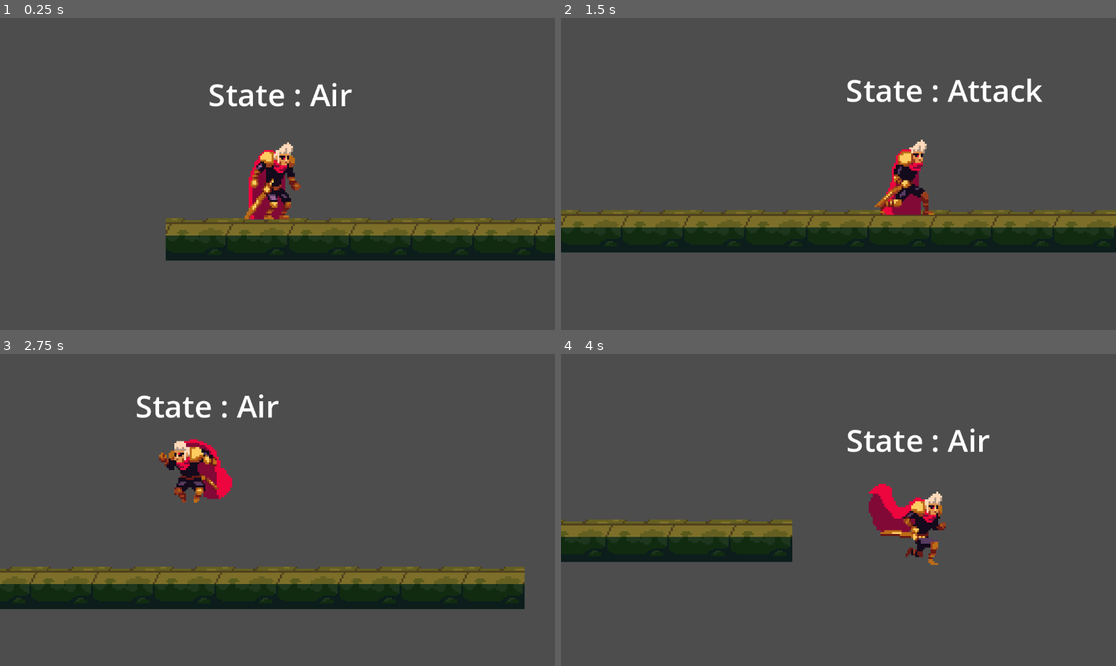
Above: before the commit, frames 1-4 (two rows, left to right).
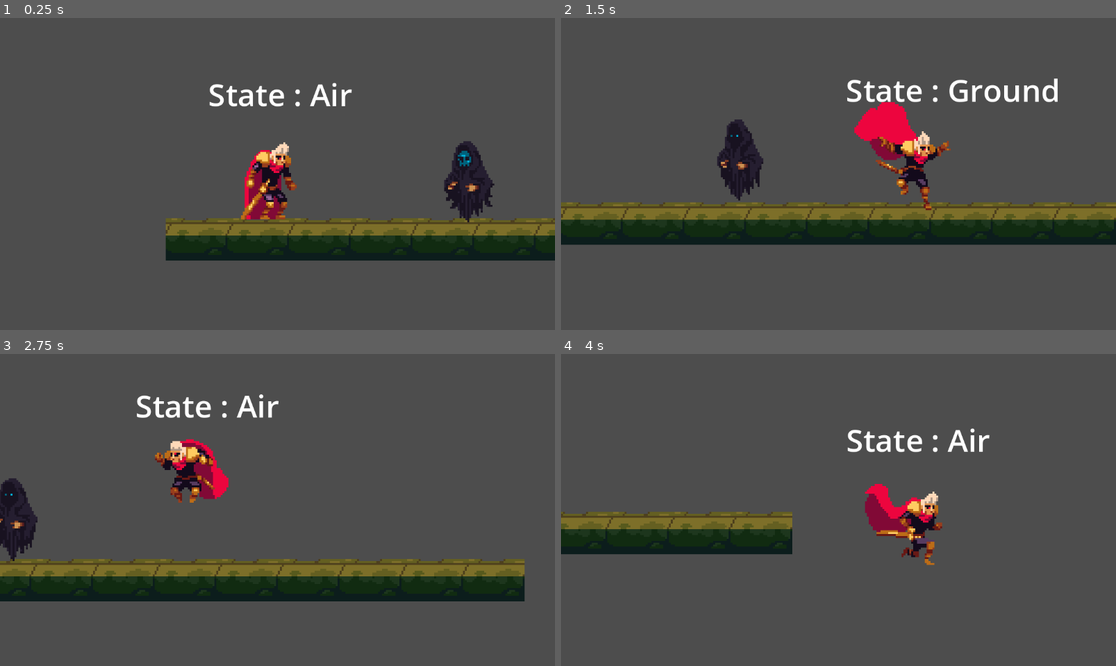
Above: after the commit, the same moments.

Repository: Ai2045/Godot_Game
Game: Godot game, scene res://Levels/test_level.tscn
The game is run twice, just before and just after one commit, with the same random seed, the same clock (stepped at 60 frames per second) and the same inputs.
Inputs:
- Up to frame 1 (0.25 s): no input
- Up to frame 2 (1.5 s): tap Enter at 0.5 s; hold F (attack) 0.53-1.28 s; hold D (right) from 0.53 s (still down); tap Space (jump) at 0.77, 0.8, 1.07, 1.35 s
- Up to frame 3 (2.75 s): tap Space (jump) at 1.52, 1.82, 2.3 s; tap F (attack) at 1.55 s; release D (right) at 2.03 s; hold A (left) from 2.03 s (still down); hold F (attack) from 2.03 s (still down)
- Up to frame 4 (4 s): release A (left) at 2.78 s; release F (attack) at 2.78 s; hold D (right) from 2.78 s (still down); tap Tab at 2.85 s; tap Space (jump) at 3.02, 3.32, 3.77, 3.8 s; tap F (attack) at 3.05 s; tap Backspace at 3.6 s

The runs differ from the first frame. In frame 1, 2.8% of the frame differs, in the area x 43-90%, y 39-66%; in frame 2, 15%, in the area x 0-100%, y 19-76%; in frame 3, 11%; in frame 4, 5.2%.

Commit message:
enemy logic

Diff:
--- a/Character/CharacterStateMachine.gd
+++ b/Character/CharacterStateMachine.gd
@@ -4,22 +4,26 @@
 
 @export var character: CharacterBody2D
 @export var animation_tree: AnimationTree
-@export var ground_state: State
-@export var air_state: State
 
-var current_state: State
+@export var current_state: State
 var states: Array[State] = []
 
 func _ready() -> void:
 	for child in get_children():
 		if child is State:
 			states.append(child)
+
+			#Set the states up with what need to function
 			child.character = character
 			child.playback = animation_tree["parameters/playback"]
+
+			#Connect to interrupt signal
+			child.connect("interrupt_state", on_state_interrupt_state)
+
 		else:
 			push_warning("Child " + child.name + " is not a State for CharacterStateMachine")
 
-	switch_state(ground_state)
+	switch_state(current_state)
 
 func _physics_process(delta: float) -> void:
 	if current_state.next_state != null:
@@ -40,3 +44,6 @@
 
 func _input(event: InputEvent) -> void:
 	current_state.state_input(event)
+
+func on_state_interrupt_state(new_state :State):
+	switch_state(new_state)
--- /dev/null
+++ b/Character/Enemy/Damageable.gd
@@ -0,0 +1,22 @@
+extends Node
+
+class_name Damageable
+
+signal on_hit(node : Node, Damage_taken : int, knockback_diretion: Vector2)
+
+@export var health: float = 20 :
+	get:
+		return health
+	set(value):
+		SignalBus.emit_signal("on_health_changed", get_parent(), value - health)
+		health = value
+
+@export var vanish_animation_name : String = "vanish"
+func hit(damage : int, knockback_diretion : Vector2):
+	health -= damage
+	emit_signal("on_hit", get_parent(), damage, knockback_diretion)
+
+
+func _on_animation_tree_animation_finished(anim_name):
+	if anim_name == vanish_animation_name:
+		get_parent().queue_free()
--- /dev/null
+++ b/Character/Enemy/HitState.gd
@@ -0,0 +1,31 @@
+extends State
+
+class_name HitState
+
+@export var damageable : Damageable
+@export var vanish_state : State
+@export var vanish_animation_node: String = "vanish"
+@export var knockback_speed: float = 100.0
+@export var return_state :State
+@onready var timer : Timer = $Timer
+
+func _ready():
+	damageable.connect("on_hit", on_damageable_hit)
+
+func on_enter():
+	timer.start()
+
+func on_damageable_hit(node : Node, damage_amount : int, knockback_diretion: Vector2):
+	if damageable.health > 0:
+		character.velocity = knockback_speed * knockback_diretion
+		emit_signal("interrupt_state", self)
+	else :
+		emit_signal("interrupt_state", vanish_state)
+		playback.travel(vanish_animation_node)
+
+
+func on_exit():
+	character.velocity = Vector2.ZERO
+
+func _on_timer_timeout():
+	next_state = return_state
--- /dev/null
+++ b/Character/Enemy/ghost.gd
@@ -0,0 +1,26 @@
+extends CharacterBody2D
+
+@onready var state_machine : CharacterStateMachine = $CharacterStateMachine
+@onready var animation_tree: AnimationTree = $AnimationTree
+@export var starting_move_direction: Vector2 = Vector2.LEFT
+@export var movement_speed : float = 30
+@export var hit_state: State
+# Get the gravity from the project settings to be synced with RigidBody nodes.
+var gravity = ProjectSettings.get_setting("physics/2d/default_gravity")
+
+func _ready():
+	animation_tree.active = true
+
+func _physics_process(delta):
+	# Add the gravity.
+	if not is_on_floor():
+		velocity.y += gravity * delta
+
+	var direction: Vector2 = starting_move_direction
+	if direction:
+		if state_machine.check_if_can_move():
+			velocity.x = direction.x * movement_speed
+	elif state_machine.current_state != hit_state:
+		velocity.x = move_toward(velocity.x, 0, movement_speed)
+
+	move_and_slide()
--- /dev/null
+++ b/Character/Enemy/ghost.tscn
@@ -0,0 +1,189 @@
+[gd_scene load_steps=19 format=3 uid="uid://xevgyveto822"]
+
+[ext_resource type="Texture2D" uid="uid://bi8swlydwjbtu" path="res://assets/gothicvania patreon collection/Ghost-Files/PNG/ghost-vanish.png" id="1_infjt"]
+[ext_resource type="Texture2D" uid="uid://djwniyph1nifa" path="res://assets/gothicvania patreon collection/Ghost-Files/PNG/ghost-idle.png" id="1_jtfys"]
+[ext_resource type="Script" path="res://Character/Enemy/ghost.gd" id="1_rdxht"]
+[ext_resource type="Script" path="res://Character/Enemy/Damageable.gd" id="2_ntdl5"]
+[ext_resource type="Script" path="res://Character/CharacterStateMachine.gd" id="4_01ukv"]
+[ext_resource type="Script" path="res://Character/State.gd" id="5_8sycv"]
+[ext_resource type="Script" path="res://Character/Enemy/HitState.gd" id="6_s1g3t"]
+
+[sub_resource type="RectangleShape2D" id="RectangleShape2D_xone8"]
+size = Vector2(25, 42)
+
+[sub_resource type="Animation" id="Animation_oilu7"]
+resource_name = "idle"
+length = 0.7
+loop_mode = 1
+tracks/0/type = "value"
+tracks/0/imported = false
+tracks/0/enabled = true
+tracks/0/path = NodePath("Sprite2D:texture")
+tracks/0/interp = 1
+tracks/0/loop_wrap = true
+tracks/0/keys = {
+"times": PackedFloat32Array(0),
+"transitions": PackedFloat32Array(1),
+"update": 1,
+"values": [ExtResource("1_jtfys")]
+}
+tracks/1/type = "value"
+tracks/1/imported = false
+tracks/1/enabled = true
+tracks/1/path = NodePath("Sprite2D:hframes")
+tracks/1/interp = 1
+tracks/1/loop_wrap = true
+tracks/1/keys = {
+"times": PackedFloat32Array(0),
+"transitions": PackedFloat32Array(1),
+"update": 1,
+"values": [7]
+}
+tracks/2/type = "value"
+tracks/2/imported = false
+tracks/2/enabled = true
+tracks/2/path = NodePath("Sprite2D:frame")
+tracks/2/interp = 1
+tracks/2/loop_wrap = true
+tracks/2/keys = {
+"times": PackedFloat32Array(0, 0.1, 0.2, 0.3, 0.4, 0.5, 0.6),
+"transitions": PackedFloat32Array(1, 1, 1, 1, 1, 1, 1),
+"update": 1,
+"values": [0, 1, 2, 3, 4, 5, 6]
+}
+
+[sub_resource type="Animation" id="Animation_f68ls"]
+length = 0.001
+tracks/0/type = "value"
+tracks/0/imported = false
+tracks/0/enabled = true
+tracks/0/path = NodePath("Sprite2D:frame")
+tracks/0/interp = 1
+tracks/0/loop_wrap = true
+tracks/0/keys = {
+"times": PackedFloat32Array(0),
+"transitions": PackedFloat32Array(1),
+"update": 1,
+"values": [0]
+}
+
+[sub_resource type="Animation" id="Animation_vbci6"]
+resource_name = "vanish"
+length = 0.7
+tracks/0/type = "value"
+tracks/0/imported = false
+tracks/0/enabled = true
+tracks/0/path = NodePath("Sprite2D:texture")
+tracks/0/interp = 1
+tracks/0/loop_wrap = true
+tracks/0/keys = {
+"times": PackedFloat32Array(0),
+"transitions": PackedFloat32Array(1),
+"update": 1,
+"values": [ExtResource("1_infjt")]
+}
+tracks/1/type = "value"
+tracks/1/imported = false
+tracks/1/enabled = true
+tracks/1/path = NodePath("Sprite2D:hframes")
+tracks/1/interp = 1
+tracks/1/loop_wrap = true
+tracks/1/keys = {
+"times": PackedFloat32Array(0),
+"transitions": PackedFloat32Array(1),
+"update": 1,
+"values": [7]
+}
+tracks/2/type = "value"
+tracks/2/imported = false
+tracks/2/enabled = true
+tracks/2/path = NodePath("Sprite2D:frame")
+tracks/2/interp = 1
+tracks/2/loop_wrap = true
+tracks/2/keys = {
+"times": PackedFloat32Array(0, 0.1, 0.2, 0.3, 0.4, 0.5, 0.6),
+"transitions": PackedFloat32Array(1, 1, 1, 1, 1, 1, 1),
+"update": 1,
+"values": [0, 1, 2, 3, 4, 5, 6]
+}
+
+[sub_resource type="AnimationLibrary" id="AnimationLibrary_o1wgy"]
+_data = {
+"RESET": SubResource("Animation_f68ls"),
+"idle": SubResource("Animation_oilu7"),
+"vanish": SubResource("Animation_vbci6")
+}
+
+[sub_resource type="AnimationNodeAnimation" id="AnimationNodeAnimation_vsy8e"]
+animation = &"idle"
+
+[sub_resource type="AnimationNodeAnimation" id="AnimationNodeAnimation_tq4d5"]
+animation = &"vanish"
+
+[sub_resource type="AnimationNodeStateMachineTransition" id="AnimationNodeStateMachineTransition_agnyd"]
+advance_mode = 2
+
+[sub_resource type="AnimationNodeStateMachineTransition" id="AnimationNodeStateMachineTransition_ux3k7"]
+
+[sub_resource type="AnimationNodeStateMachine" id="AnimationNodeStateMachine_o55ce"]
+states/idle/node = SubResource("AnimationNodeAnimation_vsy8e")
+states/idle/position = Vector2(345, 100)
+states/vanish/node = SubResource("AnimationNodeAnimation_tq4d5")
+states/vanish/position = Vector2(493, 100)
+transitions = ["Start", "idle", SubResource("AnimationNodeStateMachineTransition_agnyd"), "idle", "vanish", SubResource("AnimationNodeStateMachineTransition_ux3k7")]
+
+[sub_resource type="AnimationNodeStateMachinePlayback" id="AnimationNodeStateMachinePlayback_tr7ts"]
+
+[node name="ghost" type="CharacterBody2D" node_paths=PackedStringArray("hit_state")]
+collision_layer = 4
+script = ExtResource("1_rdxht")
+hit_state = NodePath("CharacterStateMachine/Hit")
+
+[node name="Sprite2D" type="Sprite2D" parent="."]
+texture = ExtResource("1_jtfys")
+hframes = 7
+
+[node name="CollisionShape2D" type="CollisionShape2D" parent="."]
+position = Vector2(-0.5, 1)
+shape = SubResource("RectangleShape2D_xone8")
+
+[node name="AnimationPlayer" type="AnimationPlayer" parent="."]
+libraries = {
+"": SubResource("AnimationLibrary_o1wgy")
+}
+
+[node name="AnimationTree" type="AnimationTree" parent="."]
+tree_root = SubResource("AnimationNodeStateMachine_o55ce")
+anim_player = NodePath("../AnimationPlayer")
+parameters/playback = SubResource("AnimationNodeStateMachinePlayback_tr7ts")
+
+[node name="Damageable" type="Node" parent="."]
+script = ExtResource("2_ntdl5")
+
+[node name="CharacterStateMachine" type="Node" parent="." node_paths=PackedStringArray("character", "animation_tree", "current_state")]
+script = ExtResource("4_01ukv")
+character = NodePath("..")
+animation_tree = NodePath("../AnimationTree")
+current_state = NodePath("Idle")
+
+[node name="Idle" type="Node" parent="CharacterStateMachine"]
+script = ExtResource("5_8sycv")
+
+[node name="Vanish" type="Node" parent="CharacterStateMachine"]
+script = ExtResource("5_8sycv")
+can_move = false
+
+[node name="Hit" type="Node" parent="CharacterStateMachine" node_paths=PackedStringArray("damageable", "vanish_state", "return_state")]
+script = ExtResource("6_s1g3t")
+damageable = NodePath("../../Damageable")
+vanish_state = NodePath("../Vanish")
+return_state = NodePath("../Idle")
+can_move = false
+
+[node name="Timer" type="Timer" parent="CharacterStateMachine/Hit"]
+wait_time = 0.25
+one_shot = true
+
+[connection signal="animation_finished" from="AnimationTree" to="Damageable" method="_on_animation_tree_animation_finished"]
+[connection signal="animation_finished" from="AnimationTree" to="CharacterStateMachine/Hit" method="_on_animation_tree_animation_finished"]
+[connection signal="timeout" from="CharacterStateMachine/Hit/Timer" to="CharacterStateMachine/Hit" method="_on_timer_timeout"]
--- a/Character/State.gd
+++ b/Character/State.gd
@@ -7,6 +7,8 @@
 var character: CharacterBody2D
 var playback: AnimationNodeStateMachinePlayback
 var next_state: State
+
+signal interrupt_state(new_state : State)
 
 func state_process(delta: float) -> void:
 	pass
--- /dev/null
+++ b/Character/facingCollisionShape2D.gd
@@ -0,0 +1,13 @@
+extends CollisionShape2D
+
+class_name FacingCollisionShape2D
+@export var facing_left_position : Vector2
+@export var facing_right_position: Vector2
+# Called when the node enters the scene tree for the first time.
+func _ready():
+	pass # Replace with function body.
+
+
+# Called every frame. 'delta' is the elapsed time since the previous frame.
+func _process(delta):
+	pass
--- a/Character/player.gd
+++ b/Character/player.gd
@@ -1,5 +1,6 @@
 extends CharacterBody2D
 
+class_name  Player
 @export var speed: float = 200.0
 @export var jump_velocity: float = -150.0
 
@@ -10,6 +11,9 @@
 # Get the gravity from the project settings to be synced with RigidBody nodes.
 var gravity = ProjectSettings.get_setting("physics/2d/default_gravity")
 var direction: Vector2 = Vector2.ZERO
+
+signal facing_direction_changed(facing_right: bool)
+
 
 func _ready():
 	animation_tree.active = true
@@ -43,5 +47,8 @@
 func update_facing_direction():
 	if direction.x > 0:
 		sprite.flip_h = false
+
 	elif direction.x < 0:
 		sprite.flip_h = true
+
+	emit_signal("facing_direction_changed", !sprite.flip_h)
--- a/Character/player.tscn
+++ b/Character/player.tscn
@@ -11,9 +11,10 @@
 [ext_resource type="Script" path="res://Character/AirState.gd" id="8_whget"]
 [ext_resource type="Script" path="res://Character/Attack.gd" id="9_d5j7k"]
 [ext_resource type="Script" path="res://Character/stateDebugLabel.gd" id="10_pslb4"]
+[ext_resource type="Script" path="res://Character/sword.gd" id="12_d3tgq"]
+[ext_resource type="Script" path="res://Character/facingCollisionShape2D.gd" id="13_vpjxb"]
 
 [sub_resource type="CapsuleShape2D" id="CapsuleShape2D_1vfi8"]
-radius = 11.0
 height = 40.0
 
 [sub_resource type="Animation" id="Animation_qdo23"]
@@ -41,6 +42,58 @@
 "transitions": PackedFloat32Array(1),
 "update": 1,
 "values": [ExtResource("1_ojsf8")]
+}
+
+[sub_resource type="Animation" id="Animation_rucuq"]
+resource_name = "attack"
+length = 0.6
+tracks/0/type = "value"
+tracks/0/imported = false
+tracks/0/enabled = true
+tracks/0/path = NodePath("Sprite2D:texture")
+tracks/0/interp = 1
+tracks/0/loop_wrap = true
+tracks/0/keys = {
+"times": PackedFloat32Array(0),
+"transitions": PackedFloat32Array(1),
+"update": 1,
+"values": [ExtResource("5_ml3re")]
+}
+tracks/1/type = "value"
+tracks/1/imported = false
+tracks/1/enabled = true
+tracks/1/path = NodePath("Sprite2D:hframes")
+tracks/1/interp = 1
+tracks/1/loop_wrap = true
+tracks/1/keys = {
+"times": PackedFloat32Array(0),
+"transitions": PackedFloat32Array(1),
+"update": 1,
+"values": [6]
+}
+tracks/2/type = "value"
+tracks/2/imported = false
+tracks/2/enabled = true
+tracks/2/path = NodePath("Sprite2D:frame")
+tracks/2/interp = 1
+tracks/2/loop_wrap = true
+tracks/2/keys = {
+"times": PackedFloat32Array(0, 0.1, 0.2, 0.3, 0.4, 0.5),
+"transitions": PackedFloat32Array(1, 1, 1, 1, 1, 1),
+"update": 1,
+"values": [0, 1, 2, 3, 4, 5]
+}
+tracks/3/type = "value"
+tracks/3/imported = false
+tracks/3/enabled = true
+tracks/3/path = NodePath("sword:monitoring")
+tracks/3/interp = 1
+tracks/3/loop_wrap = true
+tracks/3/keys = {
+"times": PackedFloat32Array(0, 0.2, 0.3),
+"transitions": PackedFloat32Array(1, 1, 1),
+"update": 1,
+"values": [false, true, false]
 }
 
 [sub_resource type="Animation" id="Animation_5c40u"]
@@ -123,6 +176,58 @@
 "transitions": PackedFloat32Array(1, 1, 1, 1),
 "update": 1,
 "values": [0, 1, 2, 3]
+}
+
+[sub_resource type="Animation" id="Animation_hc1uu"]
+resource_name = "jump_attack"
+length = 0.3
+tracks/0/type = "value"
+tracks/0/imported = false
+tracks/0/enabled = true
+tracks/0/path = NodePath("Sprite2D:texture")
+tracks/0/interp = 1
+tracks/0/loop_wrap = true
+tracks/0/keys = {
+"times": PackedFloat32Array(0),
+"transitions": PackedFloat32Array(1),
+"update": 1,
+"values": [ExtResource("6_vhy5i")]
+}
+tracks/1/type = "value"
+tracks/1/imported = false
+tracks/1/enabled = true
+tracks/1/path = NodePath("Sprite2D:hframes")
+tracks/1/interp = 1
+tracks/1/loop_wrap = true
+tracks/1/keys = {
+"times": PackedFloat32Array(0),
+"transitions": PackedFloat32Array(1),
+"update": 1,
+"values": [6]
+}
+tracks/2/type = "value"
+tracks/2/imported = false
+tracks/2/enabled = true
+tracks/2/path = NodePath("Sprite2D:frame")
+tracks/2/interp = 1
+tracks/2/loop_wrap = true
+tracks/2/keys = {
+"times": PackedFloat32Array(0, 0.1, 0.2),
+"transitions": PackedFloat32Array(1, 1, 1),
+"update": 1,
+"values": [3, 4, 5]
+}
+tracks/3/type = "value"
+tracks/3/imported = false
+tracks/3/enabled = true
+tracks/3/path = NodePath("sword:monitoring")
+tracks/3/interp = 1
+tracks/3/loop_wrap = true
+tracks/3/keys = {
+"times": PackedFloat32Array(0, 0.1, 0.2),
+"transitions": PackedFloat32Array(1, 1, 1),
+"update": 1,
+"values": [false, true, false]
 }
 
 [sub_resource type="Animation" id="Animation_scas4"]
@@ -256,85 +361,6 @@
 "transitions": PackedFloat32Array(1, 1, 1, 1, 1, 1, 1, 1, 1, 1, 1, 1),
 "update": 1,
 "values": [0, 1, 2, 3, 4, 5, 6, 7, 8, 9, 10, 11]
-}
-
-[sub_resource type="Animation" id="Animation_rucuq"]
-resource_name = "attack"
-tracks/0/type = "value"
-tracks/0/imported = false
-tracks/0/enabled = true
-tracks/0/path = NodePath("Sprite2D:texture")
-tracks/0/interp = 1
-tracks/0/loop_wrap = true
-tracks/0/keys = {
-"times": PackedFloat32Array(0),
-"transitions": PackedFloat32Array(1),
-"update": 1,
-"values": [ExtResource("5_ml3re")]
-}
-tracks/1/type = "value"
-tracks/1/imported = false
-tracks/1/enabled = true
-tracks/1/path = NodePath("Sprite2D:hframes")
-tracks/1/interp = 1
-tracks/1/loop_wrap = true
-tracks/1/keys = {
-"times": PackedFloat32Array(0),
-"transitions": PackedFloat32Array(1),
-"update": 1,
-"values": [6]
-}
-tracks/2/type = "value"
-tracks/2/imported = false
-tracks/2/enabled = true
-tracks/2/path = NodePath("Sprite2D:frame")
-tracks/2/interp = 1
-tracks/2/loop_wrap = true
-tracks/2/keys = {
-"times": PackedFloat32Array(0, 0.1, 0.2, 0.3, 0.4, 0.5),
-"transitions": PackedFloat32Array(1, 1, 1, 1, 1, 1),
-"update": 1,
-"values": [0, 1, 2, 3, 4, 5]
-}
-
-[sub_resource type="Animation" id="Animation_hc1uu"]
-resource_name = "jump_attack"
-length = 0.3
-tracks/0/type = "value"
-tracks/0/imported = false
-tracks/0/enabled = true
-tracks/0/path = NodePath("Sprite2D:texture")
-tracks/0/interp = 1
-tracks/0/loop_wrap = true
-tracks/0/keys = {
-"times": PackedFloat32Array(0),
-"transitions": PackedFloat32Array(1),
-"update": 1,
-"values": [ExtResource("6_vhy5i")]
-}
-tracks/1/type = "value"
-tracks/1/imported = false
-tracks/1/enabled = true
-tracks/1/path = NodePath("Sprite2D:hframes")
-tracks/1/interp = 1
-tracks/1/loop_wrap = true
-tracks/1/keys = {
-"times": PackedFloat32Array(0),
-"transitions": PackedFloat32Array(1),
-"update": 1,
-"values": [6]
-}
-tracks/2/type = "value"
-tracks/2/imported = false
-tracks/2/enabled = true
-tracks/2/path = NodePath("Sprite2D:frame")
-tracks/2/interp = 1
-tracks/2/loop_wrap = true
-tracks/2/keys = {
-"times": PackedFloat32Array(0, 0.1, 0.2),
-"transitions": PackedFloat32Array(1, 1, 1),
-"update": 1,
-"values": [3, 4, 5]
 }
 
 [sub_resource type="AnimationLibrary" id="AnimationLibrary_q1hqs"]
@@ -416,19 +442,22 @@
 
 [sub_resource type="AnimationNodeStateMachinePlayback" id="AnimationNodeStateMachinePlayback_0es38"]
 
+[sub_resource type="RectangleShape2D" id="RectangleShape2D_civ2i"]
+size = Vector2(30, 43)
+
 [node name="Player" type="CharacterBody2D"]
-position = Vector2(2, 10)
+collision_layer = 2
 script = ExtResource("1_s5o1q")
 
 [node name="Sprite2D" type="Sprite2D" parent="."]
-position = Vector2(-3, -12)
+position = Vector2(-5, -12)
 texture = ExtResource("1_ojsf8")
-hframes = 5
+hframes = 6
 
 [node name="CollisionShape2D" type="CollisionShape2D" parent="."]
 texture_filter = 1
 texture_repeat = 2
-position = Vector2(-2, -10)
+position = Vector2(-2, -14)
 shape = SubResource("CapsuleShape2D_1vfi8")
 one_way_collision_margin = 0.0
 
@@ -443,12 +472,11 @@
 parameters/playback = SubResource("AnimationNodeStateMachinePlayback_0es38")
 parameters/move/blend_position = -0.997031
 
-[node name="CharacterStateMachine" type="Node" parent="." node_paths=PackedStringArray("character", "animation_tree", "ground_state", "air_state")]
+[node name="CharacterStateMachine" type="Node" parent="." node_paths=PackedStringArray("character", "animation_tree", "current_state")]
 script = ExtResource("6_i1chi")
 character = NodePath("..")
 animation_tree = NodePath("../AnimationTree")
-ground_state = NodePath("Ground")
-air_state = NodePath("Air")
+current_state = NodePath("Ground")
 
 [node name="Ground" type="Node" parent="CharacterStateMachine" node_paths=PackedStringArray("air_state", "attack_state")]
 script = ExtResource("7_1ybb6")
@@ -478,4 +506,19 @@
 script = ExtResource("10_pslb4")
 state_machine = NodePath("../CharacterStateMachine")
 
+[node name="sword" type="Area2D" parent="." node_paths=PackedStringArray("player", "facing_shape")]
+collision_mask = 4
+monitoring = false
+script = ExtResource("12_d3tgq")
+player = NodePath("..")
+facing_shape = NodePath("CollisionShape2D")
+
+[node name="CollisionShape2D" type="CollisionShape2D" parent="sword"]
+position = Vector2(26, -16)
+shape = SubResource("RectangleShape2D_civ2i")
+script = ExtResource("13_vpjxb")
+facing_left_position = Vector2(-26, -16)
+facing_right_position = Vector2(26, -16)
+
 [connection signal="animation_finished" from="AnimationTree" to="CharacterStateMachine/Attack" method="_on_animation_tree_animation_finished"]
+[connection signal="body_entered" from="sword" to="sword" method="_on_body_entered"]
--- /dev/null
+++ b/Character/sword.gd
@@ -0,0 +1,28 @@
+extends Area2D
+
+@export var damage: int = 10
+@export var player: Player
+@export var facing_shape : FacingCollisionShape2D
+func  _ready():
+	monitoring = false
+	player.connect("facing_direction_changed", _on_player_facing_diretion_changed)
+
+func _on_body_entered(body):
+	for child in body.get_children():
+		if child is Damageable:
+			#get direction from sword to the body
+			var direction_to_damageable = (body.global_position - get_parent().global_position)
+			var diretion_sign = sign(direction_to_damageable.x)
+
+			if diretion_sign > 0:
+				child.hit(damage, Vector2.RIGHT)
+			elif diretion_sign < 0:
+				child.hit(damage, Vector2.LEFT)
+			else:
+				child.hit(damage, Vector2.ZERO)
+
+func _on_player_facing_diretion_changed(facing_right : bool):
+	if facing_right:
+		facing_shape.position = facing_shape.facing_right_position
+	else:
+		facing_shape.position = facing_shape.facing_left_position
--- a/Levels/test_level.tscn
+++ b/Levels/test_level.tscn
@@ -1,7 +1,9 @@
-[gd_scene load_steps=5 format=3 uid="uid://dt0pg5idntlm1"]
+[gd_scene load_steps=7 format=3 uid="uid://dt0pg5idntlm1"]
 
 [ext_resource type="Texture2D" uid="uid://crg1mbktqqis0" path="res://assets/gothicvania patreon collection/Old-dark-Castle-tileset-Files/PNG/old-dark-castle-interior-tileset.png" id="1_vqmwd"]
 [ext_resource type="PackedScene" uid="uid://bbfputm3x4ws0" path="res://Character/player.tscn" id="2_q276n"]
+[ext_resource type="PackedScene" uid="uid://xevgyveto822" path="res://Character/Enemy/ghost.tscn" id="3_lbehj"]
+[ext_resource type="PackedScene" uid="uid://33tu0ouidyxv" path="res://UI/health_changedmanager.tscn" id="4_pmmic"]
 
 [sub_resource type="TileSetAtlasSource" id="TileSetAtlasSource_tx2o5"]
 texture = ExtResource("1_vqmwd")
@@ -867,3 +869,8 @@
 position = Vector2(42, 62)
 process_callback = 0
 position_smoothing_enabled = true
+
+[node name="ghost" parent="." instance=ExtResource("3_lbehj")]
+position = Vector2(149, 67)
+
+[node name="HealthChangedmanager" parent="." instance=ExtResource("4_pmmic")]
--- /dev/null
+++ b/UI/health_changed_label.gd
@@ -0,0 +1,12 @@
+extends Label
+
+@export var float_speed : Vector2 = Vector2(0, -50)
+
+
+# Called every frame. 'delta' is the elapsed time since the previous frame.
+func _process(delta):
+	position += float_speed *delta
+
+
+func _on_timer_timeout():
+	queue_free()
--- /dev/null
+++ b/UI/health_changed_label.tscn
@@ -0,0 +1,20 @@
+[gd_scene load_steps=2 format=3 uid="uid://tgelk3bsbx57"]
+
+[ext_resource type="Script" path="res://UI/health_changed_label.gd" id="1_75rc2"]
+
+[node name="HealthChangedLabel" type="Label"]
+anchors_preset = 15
+anchor_right = 1.0
+anchor_bottom = 1.0
+grow_horizontal = 2
+grow_vertical = 2
+text = "1000"
+script = ExtResource("1_75rc2")
+float_speed = Vector2(0, -60)
+
+[node name="Timer" type="Timer" parent="."]
+wait_time = 0.4
+one_shot = true
+autostart = true
+
+[connection signal="timeout" from="Timer" to="." method="_on_timer_timeout"]
--- /dev/null
+++ b/UI/health_changedmanager.gd
@@ -0,0 +1,23 @@
+extends Control
+
+@export var health_changed_label : PackedScene
+@export var damage_color : Color = Color.DARK_RED
+@export var heal_color : Color = Color.DARK_GREEN
+# Called when the node enters the scene tree for the first time.
+func _ready():
+	SignalBus.connect("on_health_changed", on_signal_health_changed)
+
+
+# Called every frame. 'delta' is the elapsed time since the previous frame.
+func _process(delta):
+	pass
+
+func on_signal_health_changed(node : Node, amount_changed: int):
+	var label_instance : Label = health_changed_label.instantiate()
+	node.add_child(label_instance)
+	label_instance.text = str(amount_changed)
+
+	if (amount_changed >= 0):
+		label_instance.modulate = heal_color
+	else :
+		label_instance.modulate = damage_color
--- /dev/null
+++ b/UI/health_changedmanager.tscn
@@ -0,0 +1,12 @@
+[gd_scene load_steps=3 format=3 uid="uid://33tu0ouidyxv"]
+
+[ext_resource type="Script" path="res://UI/health_changedmanager.gd" id="1_wmvx3"]
+[ext_resource type="PackedScene" uid="uid://tgelk3bsbx57" path="res://UI/health_changed_label.tscn" id="2_ep24p"]
+
+[node name="HealthChangedmanager" type="Control"]
+layout_mode = 3
+anchors_preset = 0
+offset_right = 40.0
+offset_bottom = 40.0
+script = ExtResource("1_wmvx3")
+health_changed_label = ExtResource("2_ep24p")
--- a/project.godot
+++ b/project.godot
@@ -14,6 +14,10 @@
 run/main_scene="res://Levels/test_level.tscn"
 config/features=PackedStringArray("4.0", "Forward Plus")
 config/icon="res://icon.svg"
+
+[autoload]
+
+SignalBus="*res://signal_bus.gd"
 
 [display]
 
@@ -52,6 +56,12 @@
 ]
 }
 
+[layer_names]
+
+2d_physics/layer_1="World"
+2d_physics/layer_2="Player"
+2d_physics/layer_3="Enemy"
+
 [physics]
 
 2d/default_gravity=490.0
--- /dev/null
+++ b/signal_bus.gd
@@ -0,0 +1,3 @@
+extends Node
+
+signal on_health_changed(node : Node, amount_changed : int)
Not shown: 1 places in Character/player.tscn that only renumber resources
Not shown, removed: addons/copilot/Copilot.gd
Not shown, removed: addons/copilot/CopilotUI.tscn
Not shown, removed: addons/copilot/LLM.gd
Not shown, removed: addons/copilot/OpenAIChat.gd
Not shown, removed: addons/copilot/OpenAICompletion.gd
Not shown, removed: addons/copilot/Plugin.gd
Not shown, removed: addons/copilot/large_icon.tres
Not shown, removed: addons/copilot/plugin.cfg
Not shown, removed: addons/copilot/small_icon.tres
